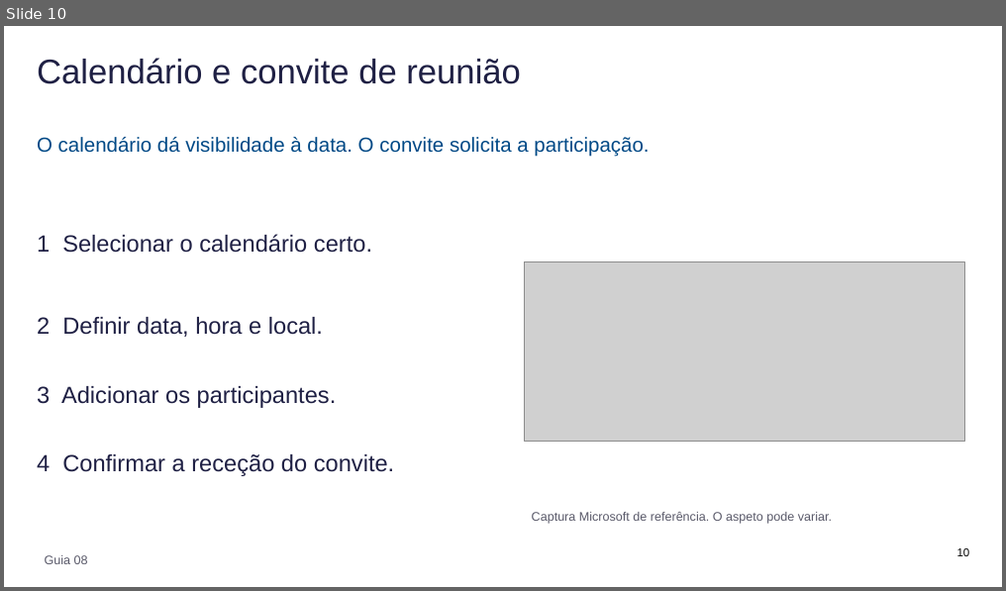
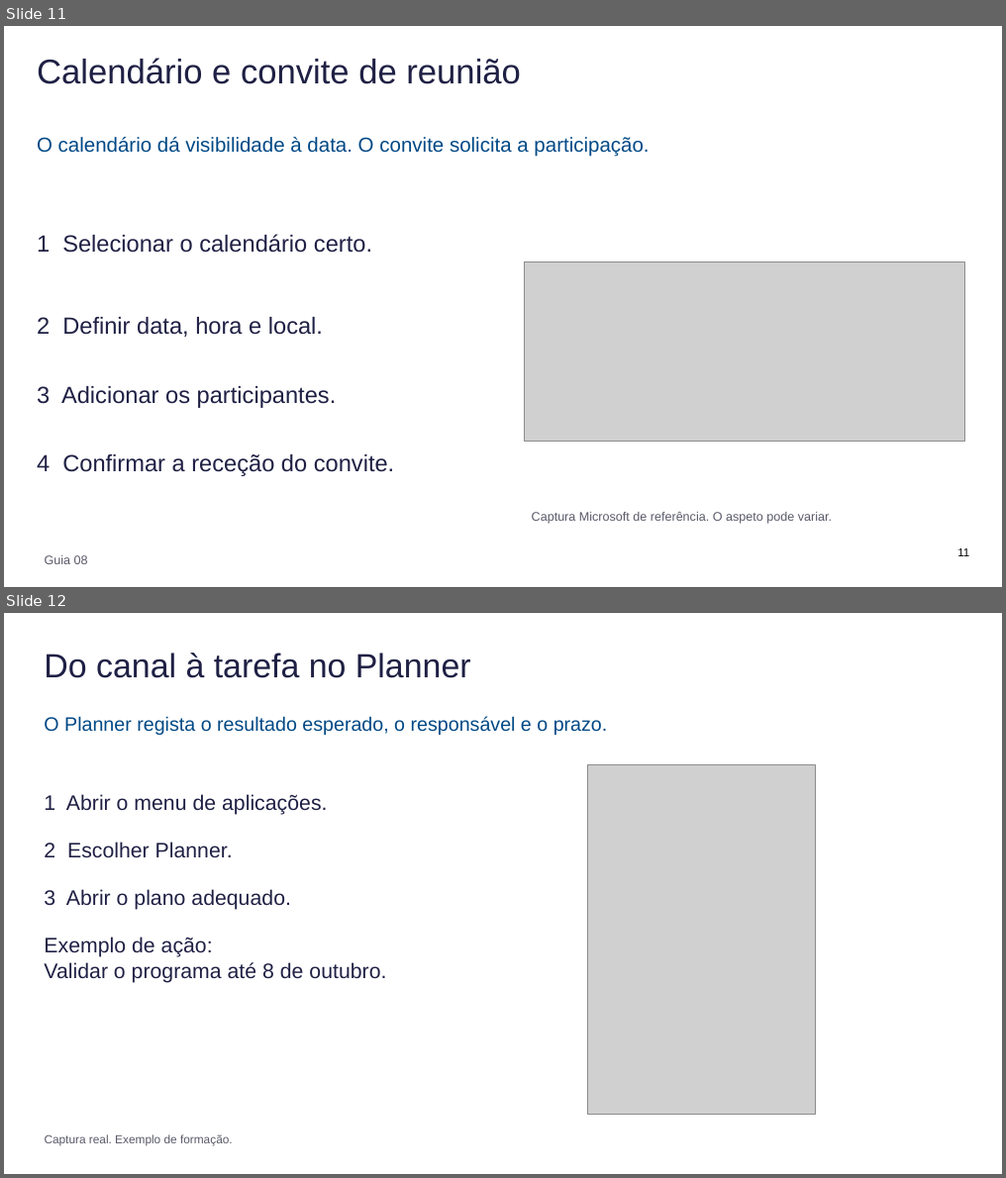
Before and after one commit to mpspmf/AIP-Tuturials, a slide deck: ASTRA/AIP_Apresentacao.pptx. Shown one above the other, each under a label of ours: slide 10 before the commit, slides 11 and 12 after it. The pictures are 1006x591 and 1006x1178 pixels, drawn with LibreOffice and Linux fonts; fonts in the diff are those of the drawing; grey boxes stand for pictures. Boxes give left, top, right and bottom in pixels: in the first picture for what was removed or moved away, otherwise in the second. Text is boxed around its words. In the diff, an @@ line names an element or a change of style, - is before the commit and + after.

```diff
--- a/ASTRA/AIP_Apresentacao.pptx
+++ b/ASTRA/AIP_Apresentacao.pptx
@@ slide 12 added at [4,613,1002,1174], background #FFFFFF @@
@@ text added at [44,653,471,678], 32.2 pt, text #1F2044 @@
+Do canal à tarefa no Planner
@@ text added at [44,716,608,735], 18.8 pt, text #004986 @@
+O Planner regista o resultado esperado, o responsável e o prazo.
@@ picture added at [587,765,815,1115] @@
@@ text added at [44,794,386,983], 20.2 pt, text #1F2044 @@
+1 Abrir o menu de aplicações.
+2 Escolher Planner.
+3 Abrir o plano adequado.
+Exemplo de ação:
+Validar o programa até 8 de outubro.
@@ text added at [45,1135,233,1147], 11.2 pt, text #5A5A6A @@
+Captura real. Exemplo de formação.
@@ what was slide 10 is now slide 11 @@
@@ page number at [957,549,969,557]: text changed @@
-10
+11
```
Also in this commit, not shown: 1 slide changed, 12 other slides added, 8 slides removed, 6 other files.
